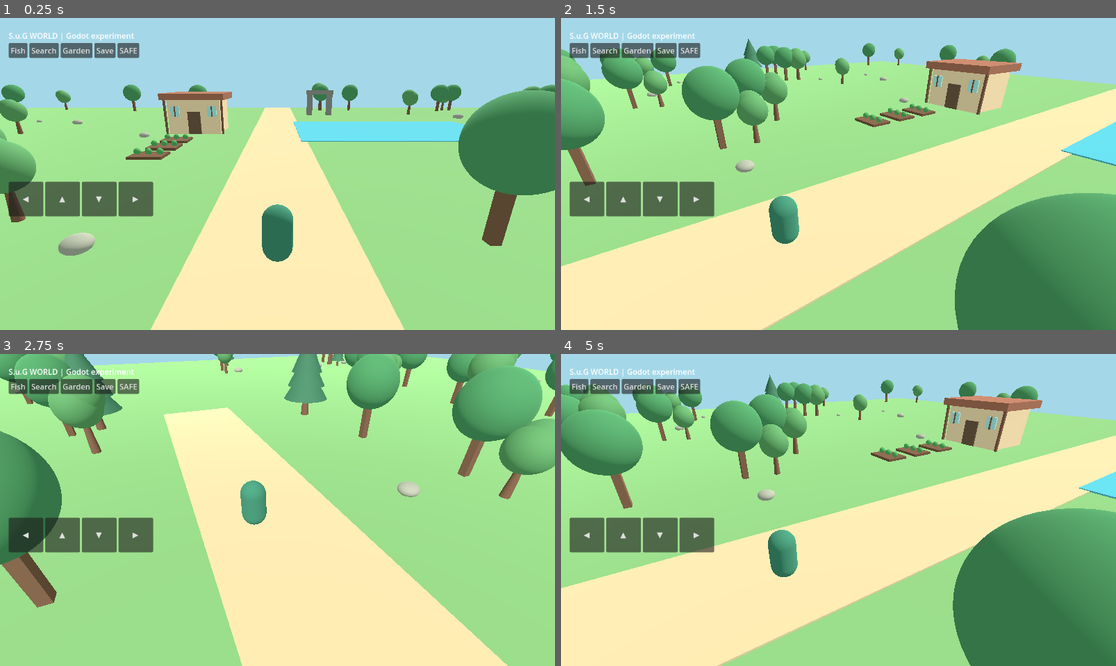
Above: before the commit, frames 1-4 (two rows, left to right).
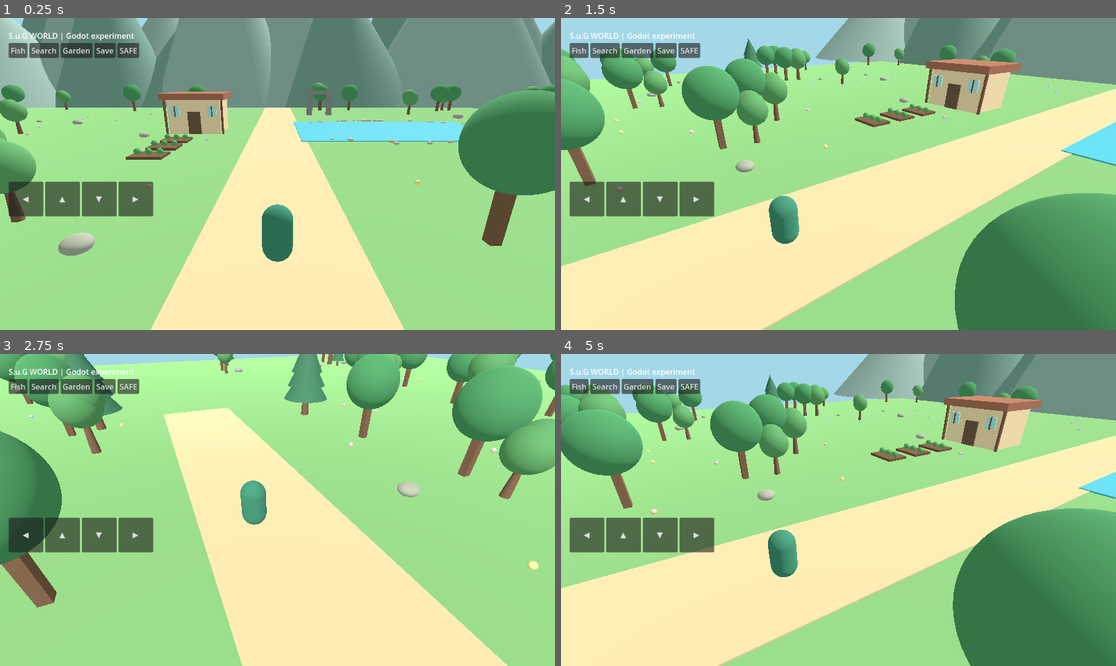
Above: after the commit, the same moments.

Repository: koji06ochi-ship-it/SUG-WORLD-3D
Game: Godot game, scene res://main.tscn
The game is run twice, just before and just after one commit, with the same random seed, the same clock (stepped at 60 frames per second) and the same inputs.
Inputs (mouse positions are in pixels of both pictures, inside the frame that each line leads up to):
- Up to frame 1 (0.25 s): no input
- Up to frame 2 (1.5 s): move the mouse to (960, 158) at 0.52 s; hold D 0.53-1.25 s; click (960, 158) at 0.67 s; drag from (727, 189) to (810, 236) at 1.27 s
- Up to frame 3 (2.75 s): move the mouse to (333, 441) at 2.02 s; hold D from 2.03 s (still down)
- Up to frame 4 (5 s): release D at 2.75 s; drag from (810, 572) to (672, 463) at 2.77 s; move the mouse to (1005, 556) at 3.52 s; hold A 3.53-4.25 s; drag from (672, 463) to (755, 432) at 4.27 s

The runs differ from the first frame. In frame 1, 26% of the frame differs, in the area x 0-100%, y 0-55%; in frame 2, 7.8%; in frame 3, 0.1%; in frame 4, 7.2%.

Commit message:
Integrate WORLD landscape with existing gameplay

Diff:
--- a/valley.gd
+++ b/valley.gd
@@ -20,6 +20,7 @@
 func _ready() -> void:
     _create_environment()
     WorldArtPass.install(self)
+    WorldLandscape.install(self)
     _create_player()
     _create_ui()
     set_process_unhandled_input(true)
